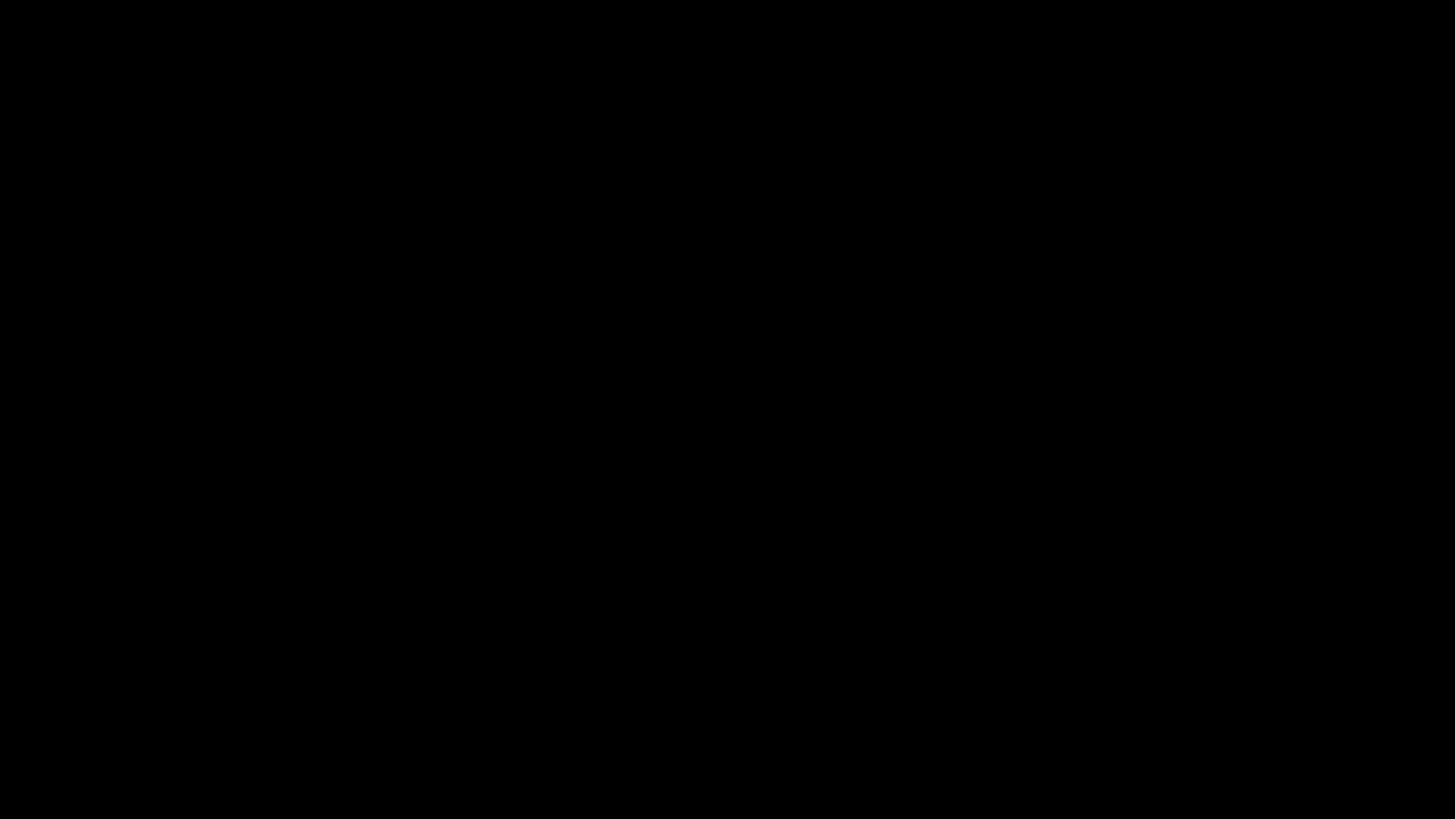
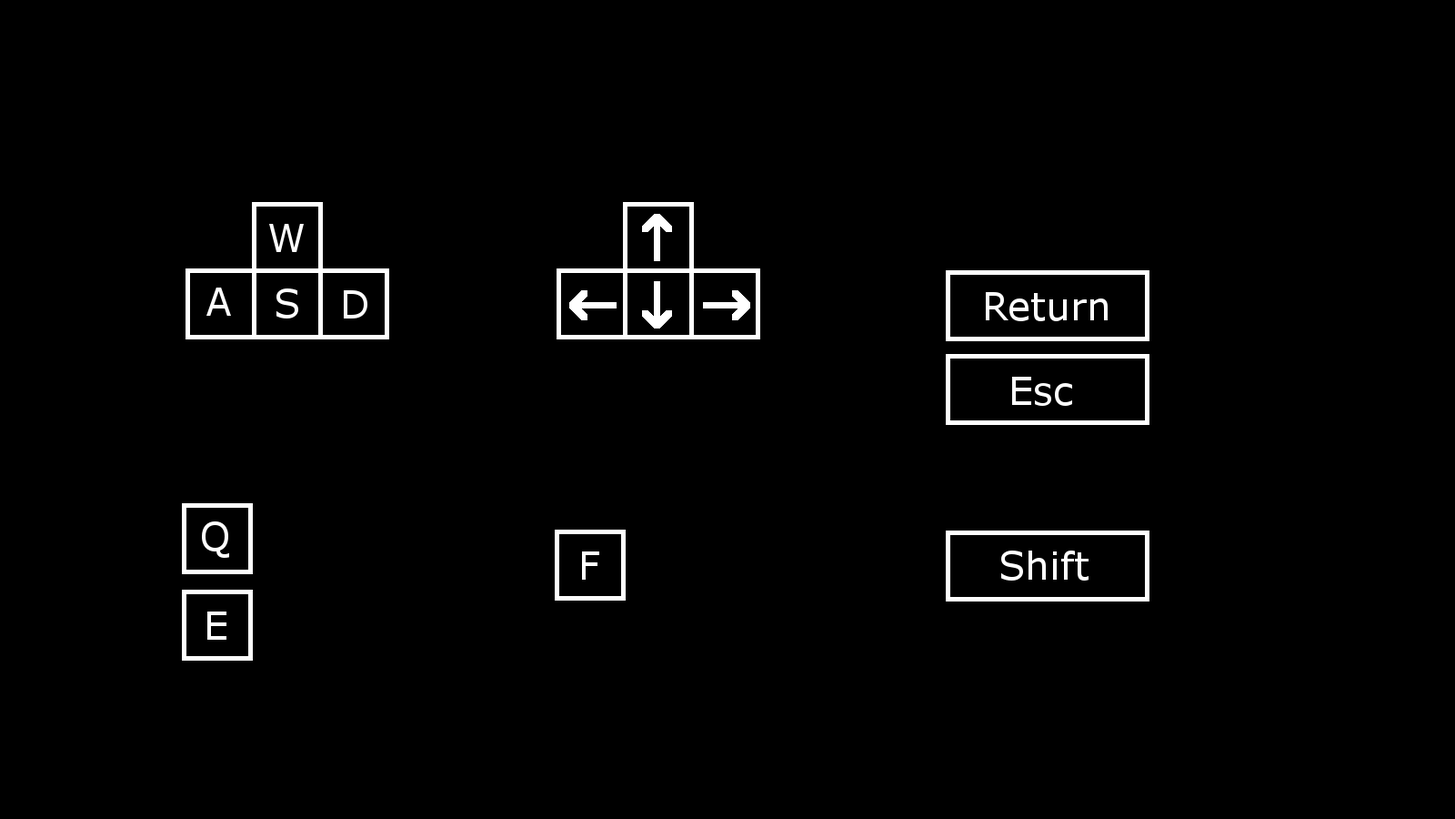
The second 1455×819 image is a revision of the first. Changes to its layers:
added layer "Return" above "Shift" over [985, 291, 1108, 322]
added layer "Shift" above "Esc" over [1001, 550, 1089, 581]
added layer "Esc" above "keyboard" over [1012, 376, 1073, 406]
painted on "keyboard" over [181, 201, 1150, 661]
